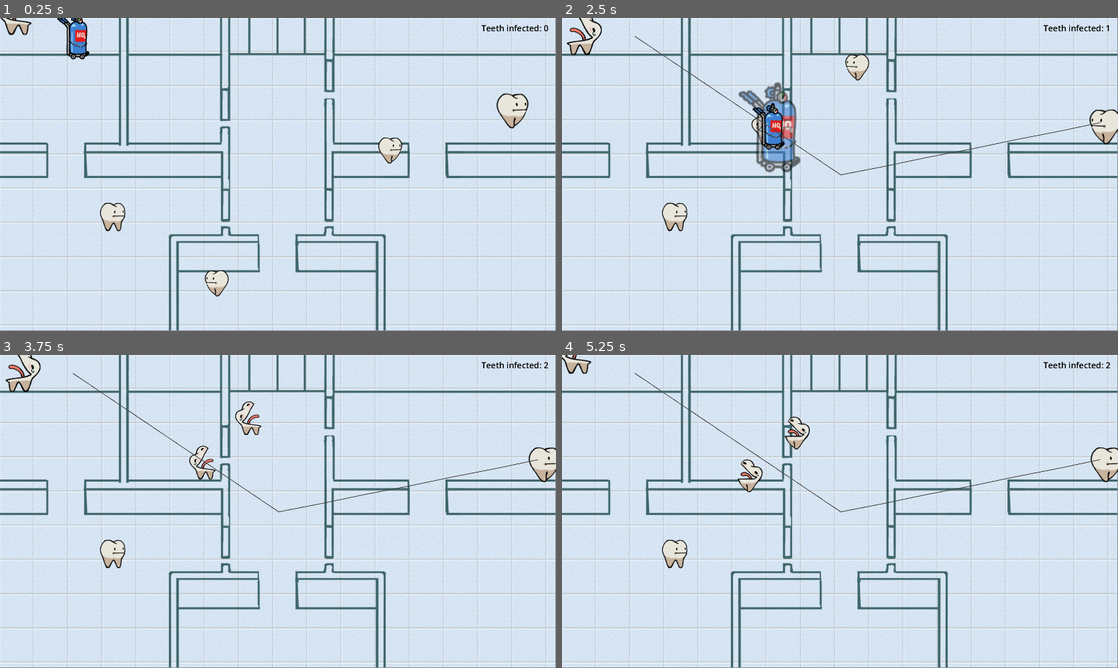
Above: before the commit, frames 1-4 (two rows, left to right).
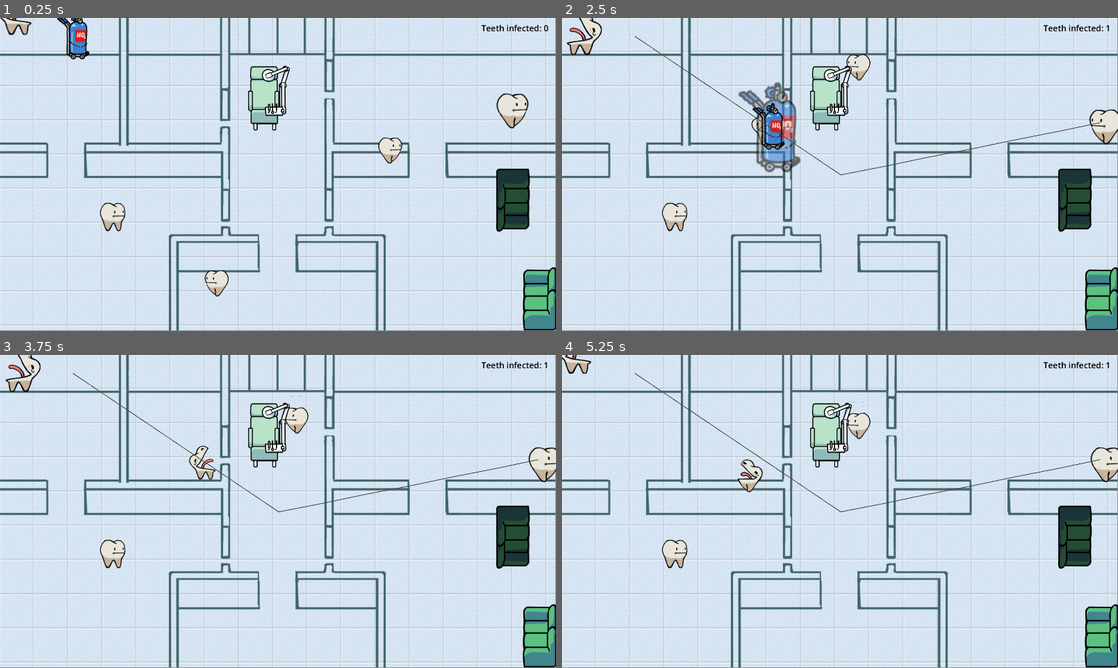
Above: after the commit, the same moments.

Repository: Mapachana/GlobalGameJam2024
Game: Godot game, scene res://escenas/main.tscn
Two runs of this game, one before a commit and one after it. Both use one fixed random seed, a clock stepped at 60 frames per second and the inputs below. This scene is started directly instead of the project's main scene.
Inputs (mouse positions are in pixels of both pictures, inside the frame that each line leads up to):
- Up to frame 1 (0.25 s): no input
- Up to frame 2 (2.5 s): drag from (840, 174) to (1101, 121) at 0.52 s; drag from (728, 190) to (1106, 124) at 1.27 s; move the mouse to (895, 105) at 2.02 s; press the mouse at (895, 105) at 2.03 s
- Up to frame 3 (3.75 s): release the mouse at (333, 442) at 2.75 s; drag from (250, 574) to (266, 408) at 2.77 s; move the mouse to (444, 558) at 3.52 s; press the mouse at (444, 558) at 3.53 s
- Up to frame 4 (5.25 s): release the mouse at (1006, 558) at 4.25 s; drag from (673, 464) to (589, 364) at 4.27 s; move the mouse to (867, 511) at 5.02 s; press the mouse at (867, 511) at 5.03 s

The runs differ from the first frame. In frame 1, 3.5% of the frame differs, in the area x 44-100%, y 15-100%; in frame 2, 3.6%; in frame 3, 3.9%; in frame 4, 4.0%, in the area x 40-100%, y 2-100%.

Commit message:
Añado muebles #6

Diff:
--- /dev/null
+++ b/camilla.tscn
@@ -0,0 +1,19 @@
+[gd_scene load_steps=4 format=3 uid="uid://d058ykhwot3kd"]
+
+[ext_resource type="Script" path="res://escenas/sofa.gd" id="1_25eua"]
+[ext_resource type="Texture2D" uid="uid://c8i3ugi5bmpcn" path="res://graficos/camilla.png" id="1_p1o3j"]
+
+[sub_resource type="RectangleShape2D" id="RectangleShape2D_7nofd"]
+size = Vector2(203, 340)
+
+[node name="CharacterBody2D" type="CharacterBody2D"]
+script = ExtResource("1_25eua")
+
+[node name="CollisionShape2D" type="CollisionShape2D" parent="."]
+position = Vector2(-5.75, 2)
+scale = Vector2(0.5, 0.5)
+shape = SubResource("RectangleShape2D_7nofd")
+
+[node name="Sprite2D" type="Sprite2D" parent="."]
+scale = Vector2(0.5, 0.5)
+texture = ExtResource("1_p1o3j")
--- /dev/null
+++ b/escenas/camilla.tscn
@@ -0,0 +1,17 @@
+[gd_scene load_steps=3 format=3 uid="uid://bkecjqpa4hhxi"]
+
+[ext_resource type="Texture2D" uid="uid://c8i3ugi5bmpcn" path="res://graficos/camilla.png" id="1_p1o3j"]
+
+[sub_resource type="RectangleShape2D" id="RectangleShape2D_7nofd"]
+size = Vector2(203, 340)
+
+[node name="CharacterBody2D" type="CharacterBody2D"]
+
+[node name="CollisionShape2D" type="CollisionShape2D" parent="."]
+position = Vector2(-5.75, 2)
+scale = Vector2(0.5, 0.5)
+shape = SubResource("RectangleShape2D_7nofd")
+
+[node name="Sprite2D" type="Sprite2D" parent="."]
+scale = Vector2(0.5, 0.5)
+texture = ExtResource("1_p1o3j")
--- a/escenas/main.tscn
+++ b/escenas/main.tscn
@@ -1,9 +1,11 @@
-[gd_scene load_steps=6 format=3 uid="uid://bkyiibuhic5o3"]
+[gd_scene load_steps=8 format=3 uid="uid://bkyiibuhic5o3"]
 
 [ext_resource type="Script" path="res://escenas/main.gd" id="1_jk5rv"]
 [ext_resource type="Texture2D" uid="uid://dsdtvtn1s4s3m" path="res://graficos/FONDO_ensayo.jpg" id="2_sc0gf"]
 [ext_resource type="PackedScene" uid="uid://bfy0n0xf8xlch" path="res://escenas/personajes.tscn" id="3_jriv1"]
 [ext_resource type="PackedScene" uid="uid://qrke8xc8tsec" path="res://escenas/ruta.tscn" id="4_6test"]
+[ext_resource type="PackedScene" uid="uid://d058ykhwot3kd" path="res://camilla.tscn" id="5_dqjgg"]
+[ext_resource type="PackedScene" uid="uid://cutsajwg80v2i" path="res://escenas/sofa.tscn" id="6_d44dq"]
 
 [sub_resource type="Theme" id="Theme_g4vhq"]
 
@@ -57,3 +59,15 @@
 [node name="Ruta" parent="." instance=ExtResource("4_6test")]
 position = Vector2(2, 4)
 initial_position = Vector2(200, 50)
+
+[node name="Camilla" parent="." instance=ExtResource("5_dqjgg")]
+position = Vector2(743, 224)
+
+[node name="sofa" parent="." instance=ExtResource("6_d44dq")]
+position = Vector2(1491, 778)
+
+[node name="sofa2" parent="." instance=ExtResource("6_d44dq")]
+position = Vector2(1417, 506)
+flip_horizontal = true
+flip_vertical = true
+color = Vector3(0.4, 0.4, 0.4)
--- /dev/null
+++ b/escenas/sofa.gd
@@ -0,0 +1,26 @@
+extends CharacterBody2D
+
+
+@export var flip_horizontal: bool
+@export var flip_vertical: bool
+@export var color = Vector3(1, 1, 1)
+
+
+func _ready():
+	if flip_horizontal:
+		$Sprite2D.flip_h = true;
+	else:
+		$Sprite2D.flip_h = false;
+
+	if flip_vertical:
+		$Sprite2D.flip_v = true;
+	else:
+		$Sprite2D.flip_v = false;
+
+	$Sprite2D.modulate = Color(color.x, color.y, color.z)
+
+	pass
+
+
+func _physics_process(delta):
+	pass
--- /dev/null
+++ b/escenas/sofa.tscn
@@ -0,0 +1,19 @@
+[gd_scene load_steps=4 format=3 uid="uid://cutsajwg80v2i"]
+
+[ext_resource type="Texture2D" uid="uid://ce1qbkciat0o8" path="res://graficos/tristesofa.png" id="1_fmwhv"]
+[ext_resource type="Script" path="res://escenas/sofa.gd" id="1_pafed"]
+
+[sub_resource type="RectangleShape2D" id="RectangleShape2D_4ur85"]
+size = Vector2(114, 218.003)
+
+[node name="CharacterBody2D" type="CharacterBody2D"]
+scale = Vector2(0.7, 0.7)
+script = ExtResource("1_pafed")
+
+[node name="Sprite2D" type="Sprite2D" parent="."]
+texture = ExtResource("1_fmwhv")
+
+[node name="CollisionShape2D" type="CollisionShape2D" parent="."]
+position = Vector2(-1.01087, 3.99278)
+rotation = 0.00368065
+shape = SubResource("RectangleShape2D_4ur85")
Binary file added: graficos/camilla.png
Not shown, added: graficos/camilla.png.import
Binary file added: graficos/tristesofa.png
Not shown, added: graficos/tristesofa.png.import
